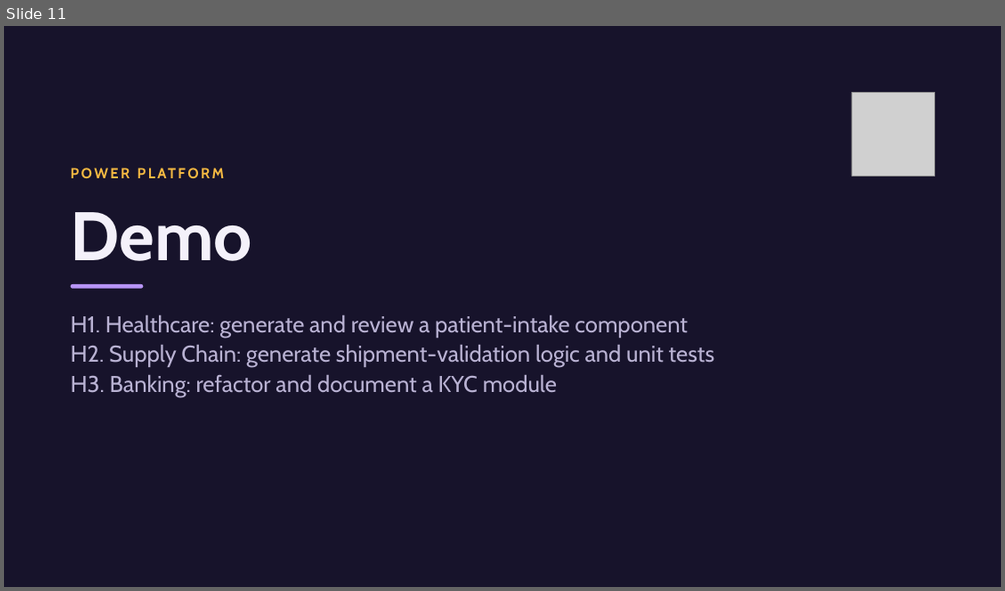
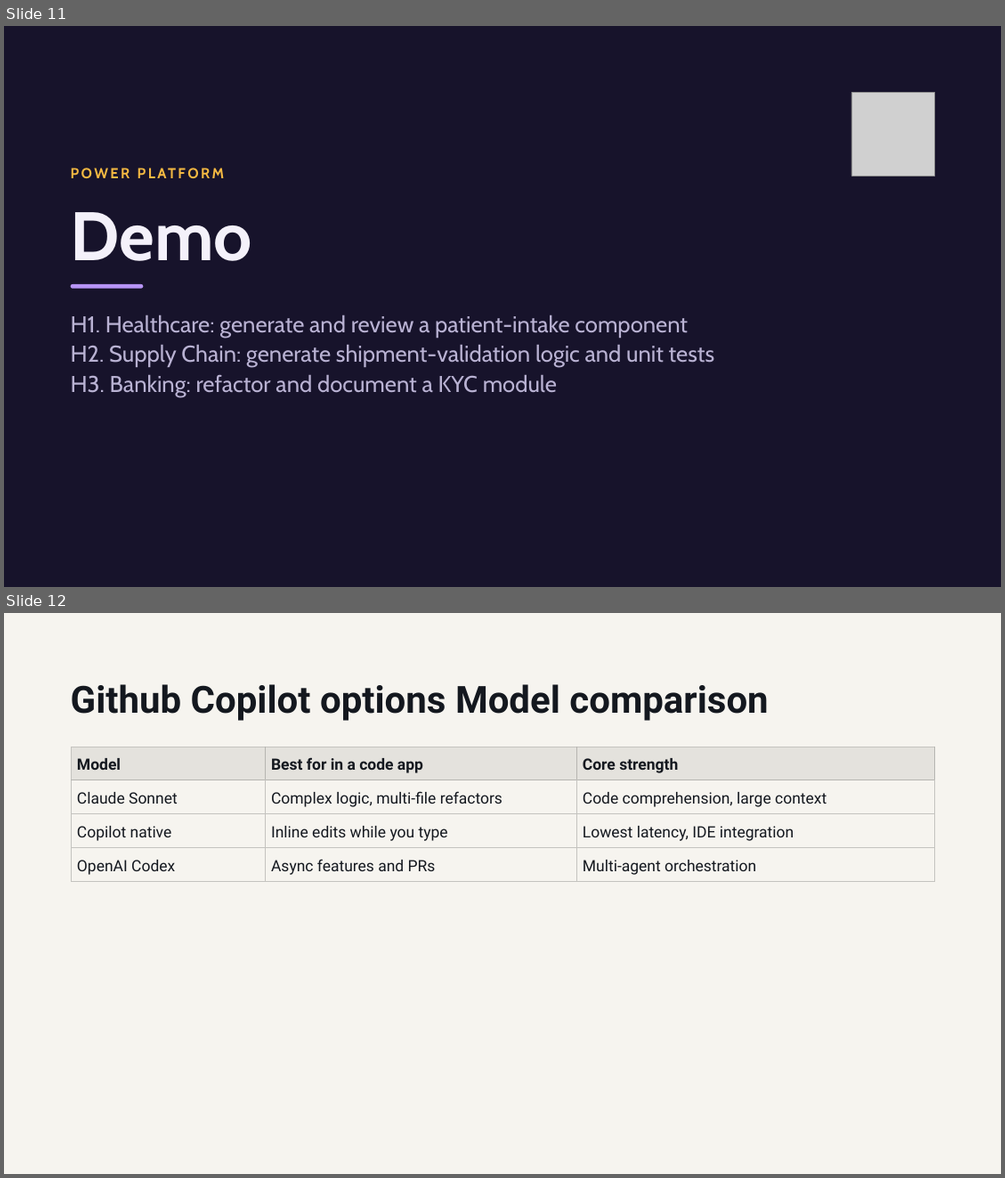
Before and after one commit to JPOWER4/Enterprise-Apps-Agents, a slide deck: Modeule 2 - Code Apps with Github Copilot.pptx. Shown one above the other, each under a label of ours: slide 11 before the commit, slides 11 and 12 after it. The pictures are 1005x591 and 1005x1178 pixels, drawn with LibreOffice and Linux fonts; fonts in the diff are those of the drawing; grey boxes stand for pictures. Boxes give left, top, right and bottom in pixels: in the first picture for what was removed or moved away, otherwise in the second. Text is boxed around its words. In the diff, an @@ line names an element or a change of style, - is before the commit and + after.

```diff
--- a/Modeule 2 - Code Apps with Github Copilot.pptx
+++ b/Modeule 2 - Code Apps with Github Copilot.pptx
@@ slide 12 added at [4,613,1001,1174], background #F6F4EF @@
@@ title added at [71,684,768,721], 36 pt, text #14181F, bold @@
+Github Copilot options Model comparison
@@ table added at [72,747,934,882], 4 rows, 3 columns @@
+Model | Best for in a code app | Core strength
+Claude Sonnet | Complex logic, multi-file refactors | Code comprehension, large context
+Copilot native | Inline edits while you type | Lowest latency, IDE integration
+OpenAI Codex | Async features and PRs | Multi-agent orchestration
```
Also in this commit, not shown: 3 other slides added, 1 other file.
